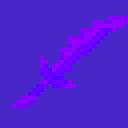
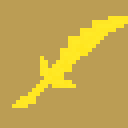
Layer changes from the first 128px x 128px image to the second:
painted on "Calque" over box(12, 16, 128, 108)
painted on "Calque #1" over box(0, 0, 128, 128)
